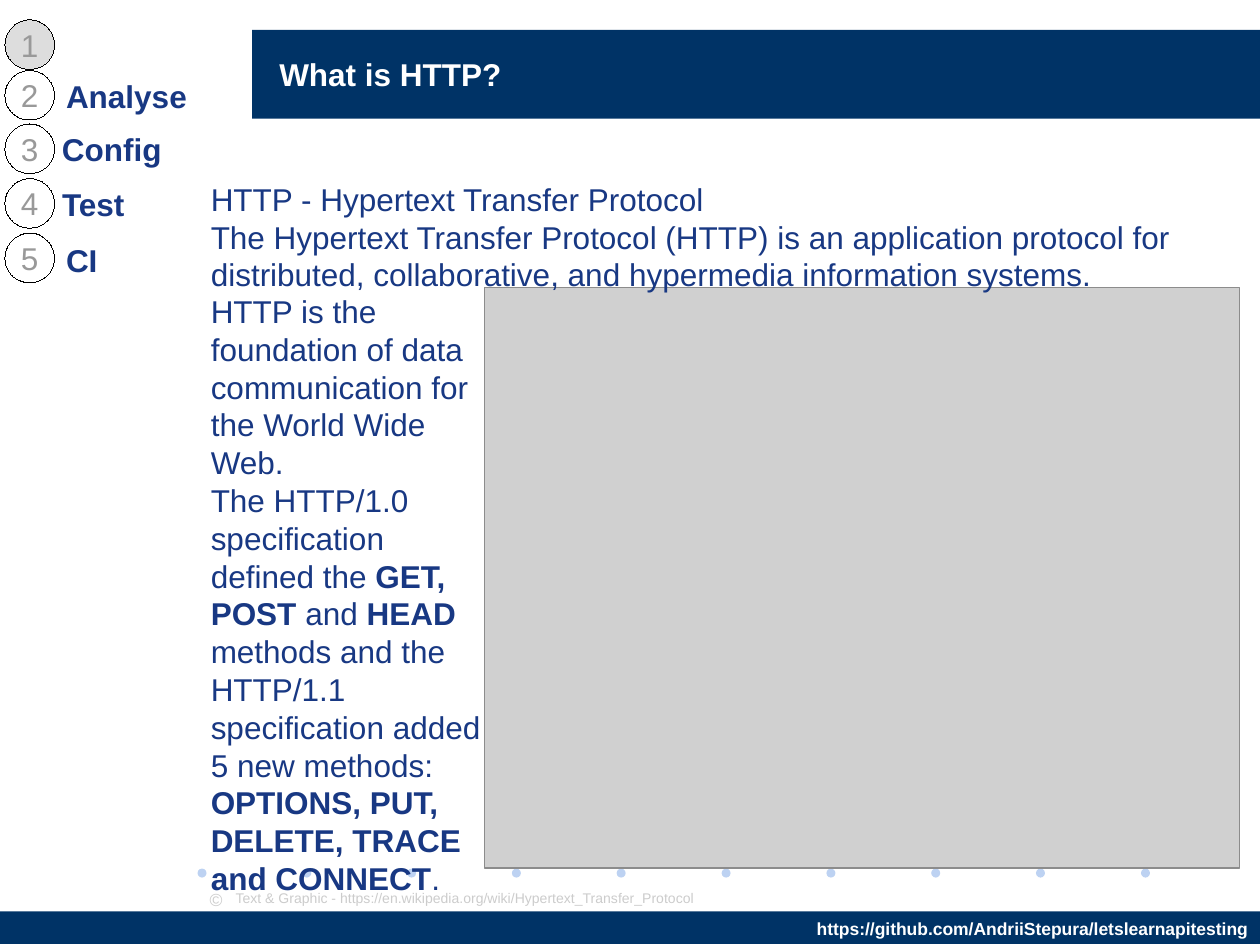
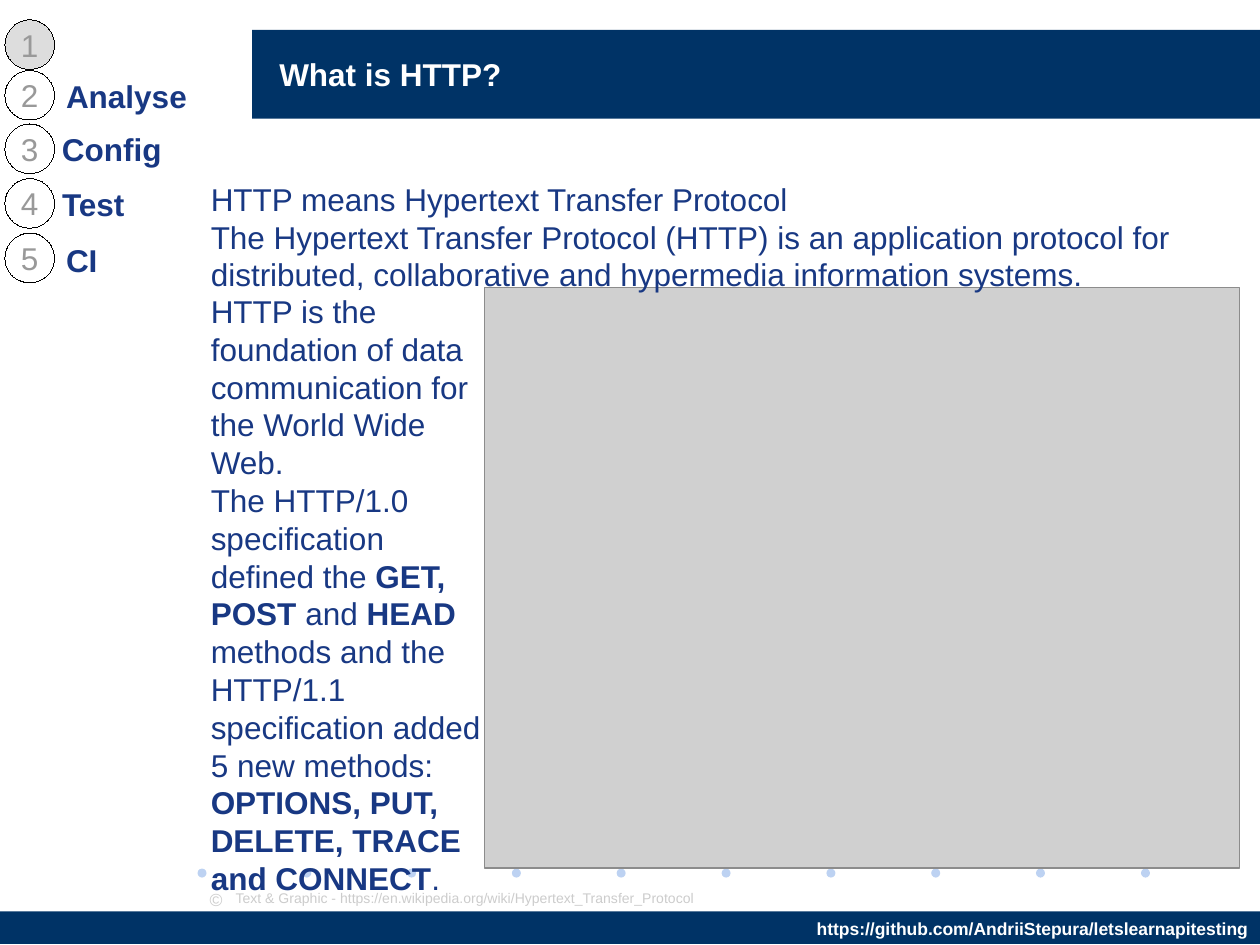
Before and after one commit to AndriiStepura/letslearnapitesting, a slide deck: slide 6 of StartTestingApiWithPostman.odp. Drawn at 1260x945 pixels with LibreOffice and Linux fonts; fonts in the diff are those of the drawing; grey boxes stand for pictures; background and template pictures are left out. Boxes give left, top, right and bottom in pixels: in the first picture for what was removed or moved away, otherwise in the second. Text is boxed around its words. In the diff, an @@ line names an element or a change of style, - is before the commit and + after.

Commit message:
James Wafer – Translation and grammar review https://www.linkedin.com/in/james-wafer-44712165/

```diff
--- a/StartTestingApiWithPostman.odp
+++ b/StartTestingApiWithPostman.odp
@@ text at <box>211,188,1170,292</box>: text changed @@
-HTTP - Hypertext Transfer Protocol
-The Hypertext Transfer Protocol (HTTP) is an application protocol for distributed, collaborative, and hypermedia information systems.
+HTTP means Hypertext Transfer Protocol
+The Hypertext Transfer Protocol (HTTP) is an application protocol for distributed, collaborative and hypermedia information systems.
```
Also in this commit, not shown: 22 other slides changed.
